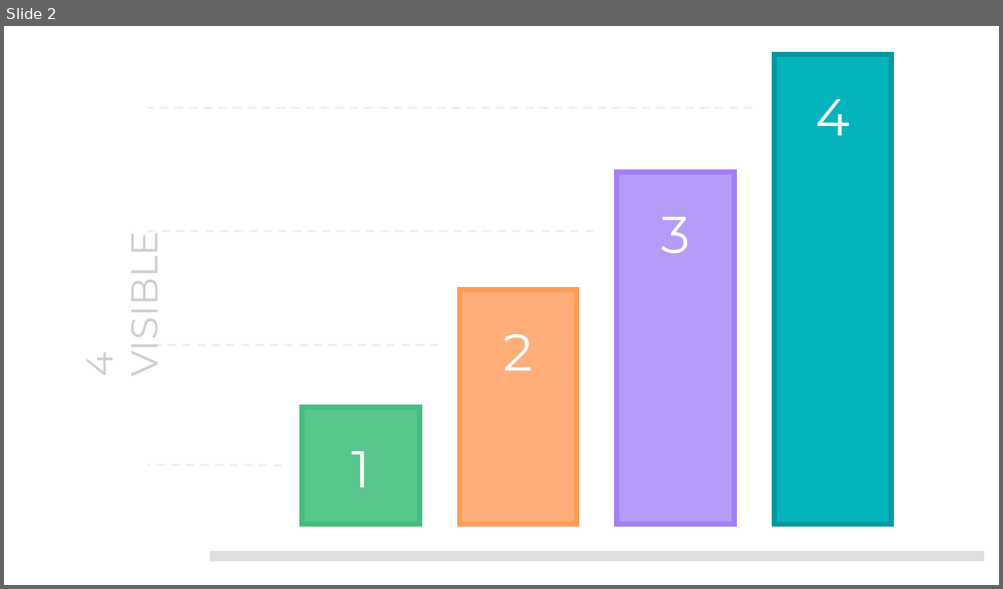
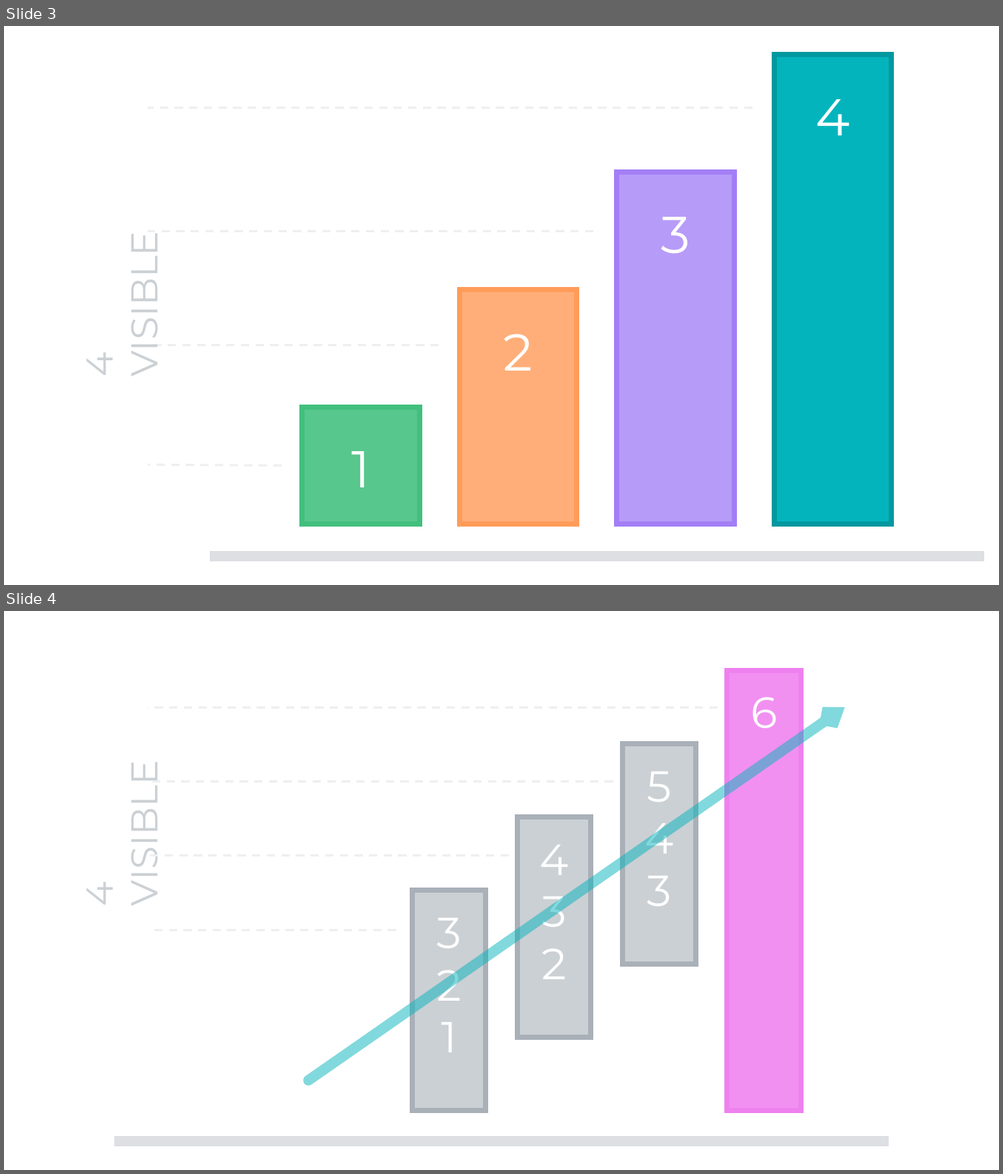
Before and after one commit to Sup2point0/skyscraping, a slide deck: articles/assets.pptx. Shown one above the other, each under a label of ours: slide 2 before the commit, slides 3 and 4 after it. The pictures are 1003x589 and 1003x1174 pixels, drawn with LibreOffice and Linux fonts; fonts in the diff are those of the drawing. Boxes give left, top, right and bottom in pixels: in the first picture for what was removed or moved away, otherwise in the second. Text is boxed around its words. In the diff, an @@ line names an element or a change of style, - is before the commit and + after.

```diff
--- a/articles/assets.pptx
+++ b/articles/assets.pptx
@@ slide 4 added at (4,611,999,1170), background #FFFFFF @@
@@ rectangle added at (727,671,800,1112), fill #F190F1, outline #EF81EF 5 pt, 42 pt, text #FFFFFF @@
+6
@@ line added from (718, 707) to (148, 707), #EEEFF1 2 pt dashed @@
@@ arrow added from (308, 1081) to (845, 707), #04B4BD 10 pt @@
@@ rectangle added at (623,743,696,964), fill #CBD0D4, outline #A9B0B8 5 pt, 42 pt, text #FFFFFF @@
+5
+4
+3
@@ text added at (71,775,168,905), 36 pt, text #CBD0D4 @@
+4 VISIBLE
@@ line added from (613, 782) to (148, 782), #EEEFF1 2 pt dashed @@
@@ rectangle added at (518,817,590,1038), fill #CBD0D4, outline #A9B0B8 5 pt, 42 pt, text #FFFFFF @@
+4
+3
+2
@@ line added from (509, 856) to (148, 856), #EEEFF1 2 pt dashed @@
@@ rectangle added at (412,891,485,1111), fill #CBD0D4, outline #A9B0B8 5 pt, 42 pt, text #FFFFFF @@
+3
+2
+1
@@ line added from (395, 931) to (148, 931), #EEEFF1 2 pt dashed @@
@@ line added from (114, 1142) to (888, 1142), #DDDFE3 10 pt @@
@@ what was slide 2 is now slide 3 @@
```
Also in this commit, not shown: 1 other slide added, 2 other files.
